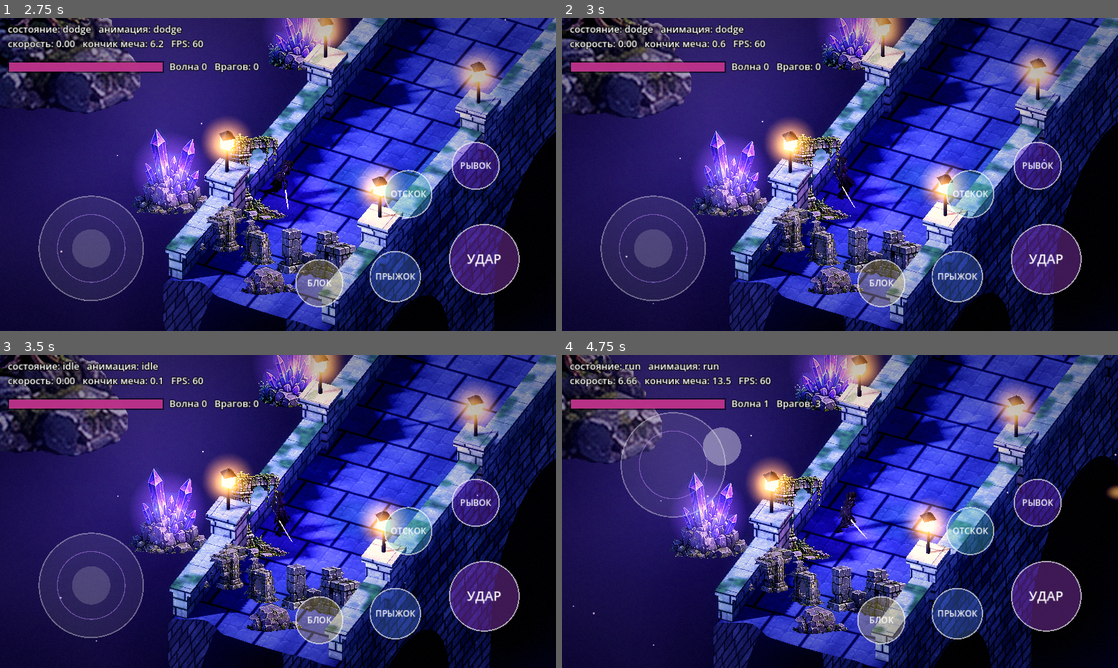
Above: before the commit, frames 1-4 (two rows, left to right).
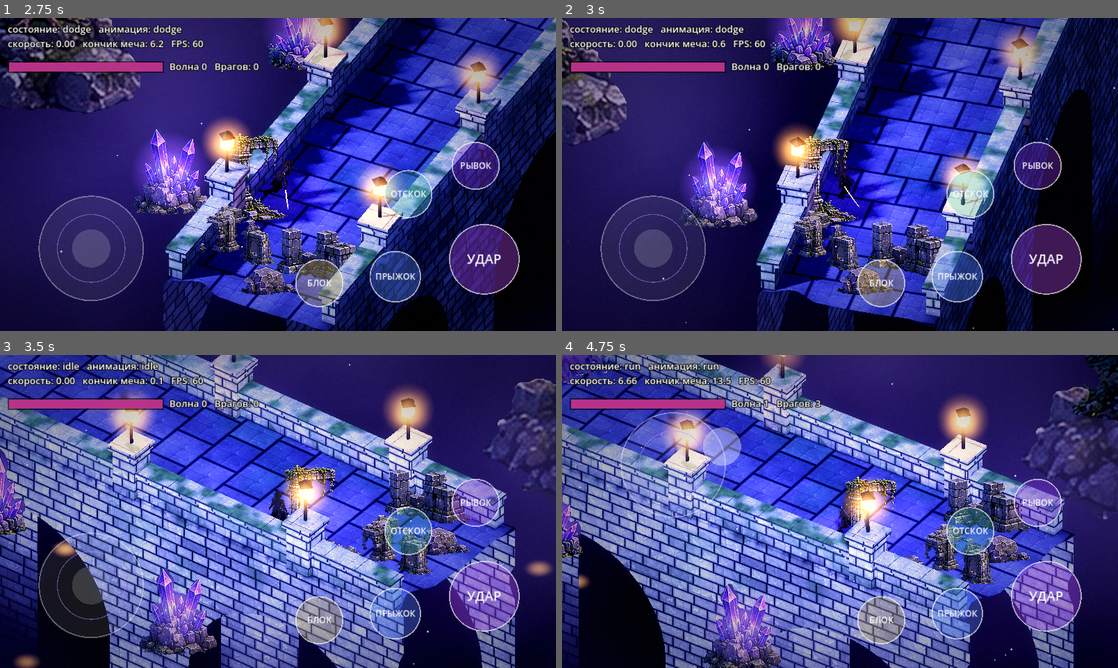
Above: after the commit, the same moments.

Repository: Masuku4129/Game
Game: Godot game, scene res://main.tscn
Same seed, same stepped clock (60 frames per second), same inputs: the game is played once before the commit and once after it.
Inputs (mouse positions are in pixels of both pictures, inside the frame that each line leads up to):
- Up to frame 1 (2.75 s): tap Enter at 0.5 s; move the mouse to (400, 158) at 0.52 s; hold D 0.53-1.25 s; tap J at 0.6 s; click (400, 158) at 0.67 s; tap Space at 0.77 s; drag from (166, 190) to (250, 237) at 1.27 s; move the mouse to (333, 105) at 2.02 s; hold D from 2.03 s (still down); tap U at 2.1 s
- Up to frame 2 (3 s): release D at 2.75 s; drag from (812, 237) to (673, 127) at 2.77 s
- Up to frame 3 (3.5 s): no input
- Up to frame 4 (4.75 s): move the mouse to (1006, 558) at 3.52 s; hold A 3.53-4.25 s; tap L at 3.6 s; tap Space at 3.77 s; drag from (673, 464) to (756, 433) at 4.27 s

Frame 1 is identical in both runs. In frame 2, 57% of the frame differs, in the area x 0-100%, y 0-100%; in frame 3, 88%; in frame 4, 90%.

Commit message:
Enable swipe camera rotation in mobile test scene

Diff:
--- a/kira_3d_test/main.gd
+++ b/kira_3d_test/main.gd
@@ -345,8 +345,8 @@
 		_on_block(false)
 
 
-func _on_camera_drag(_d: Vector2) -> void:
-	pass                                    # камера закреплена
+func _on_camera_drag(d: Vector2) -> void:
+	cam_yaw = wrapf(cam_yaw + d.x * 0.25, -180.0, 180.0)
 
 
 func _input_vector() -> Vector2:
